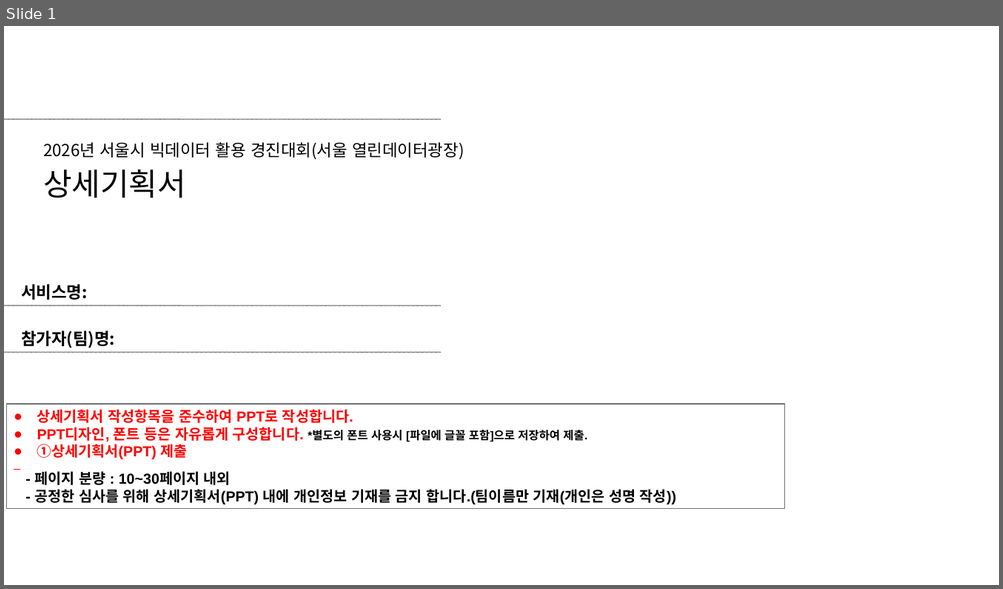
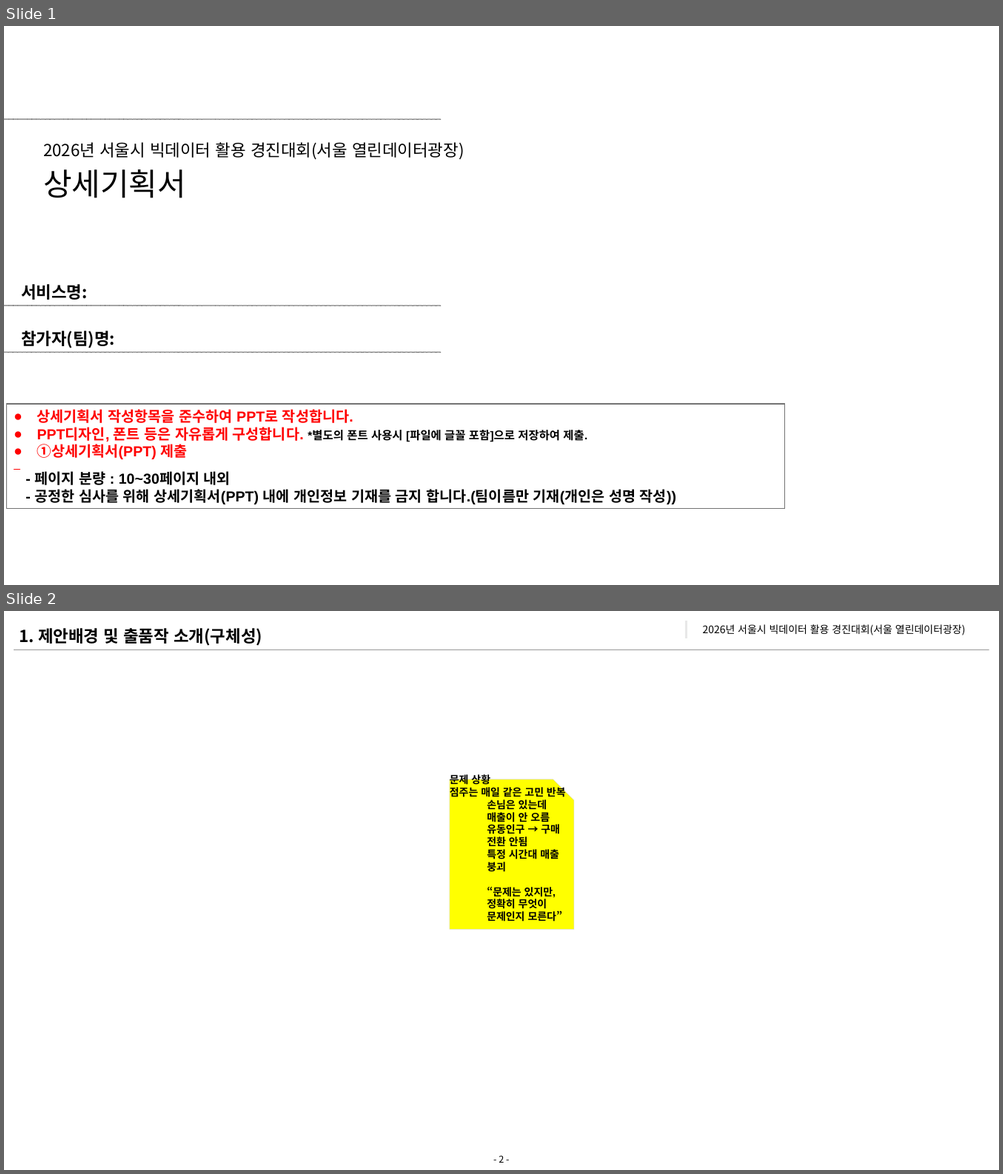
Before and after one commit to 2026-DSLab/2026-Seoul-Bigdata-Contest, a slide deck: 제출서류/[2026 서울시 빅데이터 활용 경진대회_창업부분]_팀명_서비스명_상세기획서.ppt. Shown one above the other, each under a label of ours: slide 1 before the commit, slides 1 and 2 after it. The pictures are 1003x589 and 1003x1174 pixels, drawn with LibreOffice and Linux fonts; fonts in the diff are those of the drawing; background and template pictures are left out. Boxes give left, top, right and bottom in pixels: in the first picture for what was removed or moved away, otherwise in the second. Text is boxed around its words. In the diff, an @@ line names an element or a change of style, - is before the commit and + after.

```diff
--- a/제출서류/[2026 서울시 빅데이터 활용 경진대회_창업부분]_팀명_서비스명_상세기획서.ppt
+++ b/제출서류/[2026 서울시 빅데이터 활용 경진대회_창업부분]_팀명_서비스명_상세기획서.ppt
@@ slide 2 added at box(4, 611, 999, 1170), background #FFFFFF @@
@@ text added at box(20, 628, 262, 646), 16 pt, text #000000, bold @@
+1. 제안배경 및 출품작 소개(구체성)
@@ rectangle added at box(684, 620, 688, 640), fill #E8E8E8, outline #FEFFFE 2.01 pt @@
@@ text added at box(703, 624, 965, 635), 10 pt, text #000000 @@
+2026년 서울시 빅데이터 활용 경진대회(서울 열린데이터광장)
@@ line added from (14, 649) to (988, 649), #A6A6A6 0.99 pt @@
@@ freeform shape added at box(449, 780, 574, 929), fill #FFFF00, outline #D9D9D9 0.26 pt, 10 pt, text #000000, bold @@
+문제 상황
+점주는 매일 같은 고민 반복
+  손님은 있는데 매출이 안 오름
+  유동인구 → 구매 전환 안됨
+  특정 시간대 매출 붕괴
+“문제는 있지만, 정확히 무엇이 문제인지 모른다”
@@ page number added at box(498, 1156, 504, 1163), 9 pt, text #000000 @@
+- 2 -
```
Also in this commit, not shown: 18 other slides added, 7 slides removed.
